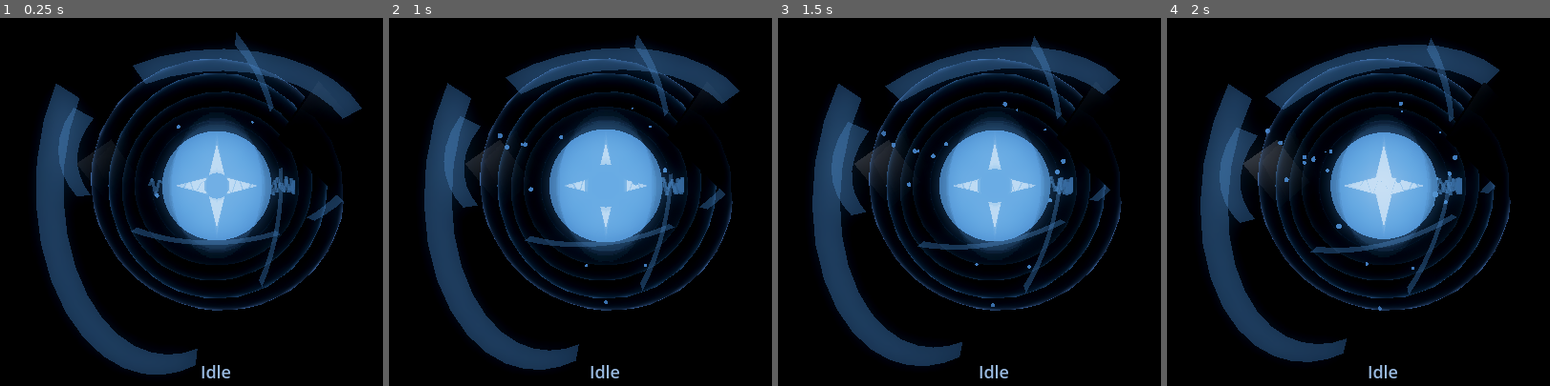
Above: before the commit, frames 1-4 (left to right).
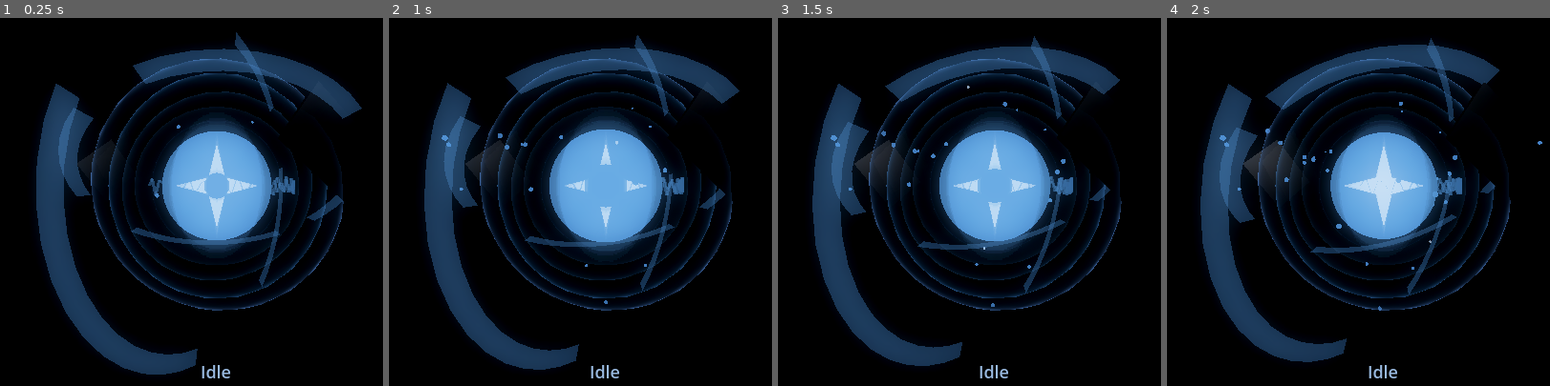
Above: after the commit, the same moments.

Repository: OppiRah/jairus-voice-assistant
Game: Godot game, scene res://orb_scene.tscn
Same seed, same stepped clock (60 frames per second), same inputs: the game is played once before the commit and once after it.
Inputs:
- Up to frame 1 (0.25 s): no input
- Up to frame 2 (1 s): no input
- Up to frame 3 (1.5 s): no input
- Up to frame 4 (2 s): no input

Frame 1 is identical in both runs. In frame 2, less than 0.1% of the frame differs, in the area x 13-60%, y 31-47%; in frame 3, less than 0.1%; in frame 4, less than 0.1%, in the area x 13-99%, y 31-62%.

Commit message:
Orb Pass E — core spark and orbital particle roles added, ribbon-particle decision carried forward from Pass B, other elements untouched.
Co-Authored-By: Claude Sonnet 5 <noreply@anthropic.com>
Claude-Session: https://claude.ai/code/session_01Tje27kfRYnFwvAgjFwMZNN

Diff:
--- a/src/jairus/interfaces/renderer/godot_project/orb_controller.gd
+++ b/src/jairus/interfaces/renderer/godot_project/orb_controller.gd
@@ -68,6 +68,14 @@
 ## trails (mentioned as optional in both the design doc and the gap
 ## analysis) were investigated and deliberately not built this pass --
 ## see this pass's own report for why.
+##
+## Pass E (particle roles) -- adds CoreSparks and OrbitalParticles, two new
+## GPUParticles3D nodes alongside the untouched AmbientParticles (which now
+## explicitly serves design-doc section 9's "ambient" role). See the
+## comment above EMBLEM_Z_OFFSET's constants block for the full reasoning,
+## including why "energy particles" riding the arcs are deliberately not a
+## third new role this pass (Pass B's own ribbon-particle decision, carried
+## forward unchanged).
 
 const WS_URL := "ws://localhost:8767"
 
@@ -332,9 +340,11 @@
 # enough) the same center -- exactly this scene's shape now that there are
 # 4 more concentric objects than before.
 const RENDER_PRIORITY_CORE_HOUSING := -8  # innermost transparent object in the scene (radius 0.64, smaller than the arcs' 0.75) -- drawn first, per the same "innermost first" convention as everything below
+const RENDER_PRIORITY_CORE_SPARKS := -7  # emitted right at CoreHousing's 0.64 boundary (0.68 emission radius) -- between the housing and the arcs (0.75), same "innermost first" ordering
 const RENDER_PRIORITY_ARCS := -6
 const RENDER_PRIORITY_PARTICLES := -2
 const RENDER_PRIORITY_RING_A := 0
+const RENDER_PRIORITY_ORBITAL := 0  # emission_ring_radius 1.5 sits between RingA's 1.3-1.45 band and RingB's 1.55-1.7 band -- same approximate-priority caveat as RENDER_PRIORITY_PARTICLES above, since orbiting particles don't hold a single exact radius either
 const RENDER_PRIORITY_RING_B := 1
 
 # CoreHousing reuses GLASS_SHELL_SHADER (same Fresnel technique as the 4
@@ -362,6 +372,49 @@
 const EMBLEM_INNER_RADIUS := 0.09
 const EMBLEM_POINTS := 4
 const EMBLEM_Z_OFFSET := 0.53
+
+# Pass E -- two new particle roles (design-doc section 9: "core sparks" and
+# "orbital particles" are distinct behavioral roles, not more ambient
+# density). AmbientParticles itself is untouched and now explicitly serves
+# section 9's "ambient" role. "Energy particles" (riding the arcs) are
+# deliberately NOT added this pass -- Pass B's own report investigated
+# ribbon-riding particles and concluded the arc shader's traveling-
+# brightness wave already covers that need, and the person has since
+# confirmed Pass B "feels as intended, no follow-up needed." That decision
+# is carried forward here, not re-litigated.
+#
+# CoreSparks: emitted from a small sphere shell just outside CoreHousing's
+# own 0.64 radius (see SphereMesh_core_housing in orb_scene.tscn), with
+# real velocity (0.9-1.6, vs. AmbientParticles' 0.05-0.2) and a short
+# lifetime (0.45s) so they read as "spitting off the energy source" and
+# fade before reaching the rings' 1.3+ band -- never floating debris.
+# Structural placement/velocity/lifetime live in orb_scene.tscn's
+# ParticleProcessMaterial_core_sparks (a one-time setup, same as
+# AmbientParticles' own process material); only rate/speed/size react to
+# state, via the per-state fields below and _core_spark_process_material's
+# scale_min/scale_max (mutated at runtime, same "structural constant +
+# per-state multiplier" split already used for the glass shells/plates).
+const CORE_SPARK_SCALE_MIN := 0.6  # matches ParticleProcessMaterial_core_sparks' own baseline -- kept here too since state's core_spark_size multiplies it at runtime
+const CORE_SPARK_SCALE_MAX := 1.3
+const CORE_SPARK_EMISSION_ENERGY := 5.0  # brighter than a single ambient mote (EMISSION_ENERGY=3.5) since sparks are meant to read as "energy," but well under the core's own CORE_GLOW_EMISSION_ENERGY=6.0 -- never competing with the actual core for the hierarchy's top spot
+const CORE_SPARK_BRIGHTEN := 0.6  # lerp weight toward Color.WHITE, same legibility technique as the emblem/activity label -- keeps sparks reading as sharp bright motes rather than same-hue-as-everything-else glow
+
+# OrbitalParticles: emission_ring_radius 1.5 (orb_scene.tscn's
+# ParticleProcessMaterial_orbital) sits between RingA's 1.3-1.45 band and
+# RingB's 1.55-1.7 band -- close enough to read as riding along with the
+# rings, not a separate unrelated layer. The node is tilted by the same
+# RING_TILT_DEG as RingA/RingB in _ready() (not hand-duplicated math) so
+# its ring-shaped emission plane matches the rings' own plane; Godot's
+# orbit_velocity rotates particles around the emitting node's own local Z
+# axis, and emission_ring_axis is already set to that same local Z in the
+# .tscn resource, so the tilt carries both into alignment together.
+# orbit_velocity_min/max (0.06-0.09 full rotations/sec structurally) is
+# deliberately slow at baseline -- orbital_speed below scales it per state,
+# same "structural baseline + per-state multiplier" split as everywhere
+# else in this file.
+const ORBITAL_SCALE_MIN := 0.7
+const ORBITAL_SCALE_MAX := 1.2
+const ORBITAL_EMISSION_ENERGY := 3.0  # dimmer than a core spark, closer to a ring's own emission (EMISSION_ENERGY*0.6=2.1) -- orbital particles are meant to read as riding along with the rings, not out-competing them
 
 # One row per real AssistantStatus value -- every value that makes a
 # state FEEL different, not just a different color, lives here as a
@@ -386,6 +439,14 @@
 # even across two independent rendering surfaces. waiting_confirmation
 # has no Python-side color to borrow (theme.py deliberately omits one,
 # since it never fires there either) so it gets a new, distinct amber.
+#
+# Pass E adds core_spark_rate/speed/size and orbital_rate/speed/size --
+# core sparks generally track plate_activity/arc_intensity's own per-state
+# shape (calm at idle/offline, peaking at error, since both are meant to
+# read as "the energy source getting more agitated"); orbital_speed
+# generally tracks ring_speed's own shape (the orbital particles are meant
+# to read as riding along with the rings, so their speed story should
+# match, not diverge from, the rings' own).
 const STATE_PROFILES := {
 	"idle": {
 		"color": Color(70.0 / 255.0, 130.0 / 255.0, 200.0 / 255.0),
@@ -399,6 +460,8 @@
 		"segment_spread": 0.35,
 		"plate_activity": 0.3,
 		"arc_turbulence": 0.25,
+		"core_spark_rate": 0.25, "core_spark_speed": 1.0, "core_spark_size": 1.0,
+		"orbital_rate": 0.3, "orbital_speed": 1.0, "orbital_size": 1.0,
 	},
 	"listening": {
 		"color": Color(60.0 / 255.0, 200.0 / 255.0, 140.0 / 255.0),
@@ -412,6 +475,8 @@
 		"segment_spread": 0.45,
 		"plate_activity": 0.4,
 		"arc_turbulence": 0.3,
+		"core_spark_rate": 0.3, "core_spark_speed": 1.05, "core_spark_size": 1.0,
+		"orbital_rate": 0.35, "orbital_speed": 1.15, "orbital_size": 1.0,
 	},
 	"thinking": {
 		"color": Color(170.0 / 255.0, 90.0 / 255.0, 220.0 / 255.0),
@@ -425,6 +490,8 @@
 		"segment_spread": 1.0,
 		"plate_activity": 0.8,
 		"arc_turbulence": 0.6,
+		"core_spark_rate": 0.5, "core_spark_speed": 1.4, "core_spark_size": 1.05,
+		"orbital_rate": 0.5, "orbital_speed": 1.8, "orbital_size": 1.05,
 	},
 	"speaking": {
 		"color": Color(250.0 / 255.0, 170.0 / 255.0, 60.0 / 255.0),
@@ -438,6 +505,8 @@
 		"segment_spread": 0.5,
 		"plate_activity": 0.4,
 		"arc_turbulence": 0.35,
+		"core_spark_rate": 0.35, "core_spark_speed": 1.15, "core_spark_size": 1.0,
+		"orbital_rate": 0.35, "orbital_speed": 1.2, "orbital_size": 1.0,
 	},
 	"executing": {
 		"color": Color(60.0 / 255.0, 190.0 / 255.0, 210.0 / 255.0),
@@ -451,6 +520,8 @@
 		"segment_spread": 0.7,
 		"plate_activity": 0.6,
 		"arc_turbulence": 0.45,
+		"core_spark_rate": 0.65, "core_spark_speed": 1.6, "core_spark_size": 1.1,
+		"orbital_rate": 0.55, "orbital_speed": 1.6, "orbital_size": 1.05,
 	},
 	"completed": {
 		"color": Color(210.0 / 255.0, 250.0 / 255.0, 225.0 / 255.0),
@@ -464,6 +535,8 @@
 		"segment_spread": 0.5,
 		"plate_activity": 0.35,
 		"arc_turbulence": 0.3,
+		"core_spark_rate": 0.5, "core_spark_speed": 1.0, "core_spark_size": 1.1,
+		"orbital_rate": 0.4, "orbital_speed": 1.1, "orbital_size": 1.0,
 	},
 	"error": {
 		"color": Color(224.0 / 255.0, 82.0 / 255.0, 79.0 / 255.0),
@@ -477,6 +550,8 @@
 		"segment_spread": 1.2,
 		"plate_activity": 1.0,
 		"arc_turbulence": 0.85,
+		"core_spark_rate": 0.85, "core_spark_speed": 2.0, "core_spark_size": 1.15,
+		"orbital_rate": 0.6, "orbital_speed": 2.2, "orbital_size": 1.1,
 	},
 	"offline": {
 		"color": Color(74.0 / 255.0, 77.0 / 255.0, 94.0 / 255.0),
@@ -490,6 +565,8 @@
 		"segment_spread": 0.05,
 		"plate_activity": 0.02,
 		"arc_turbulence": 0.1,
+		"core_spark_rate": 0.03, "core_spark_speed": 0.2, "core_spark_size": 0.8,
+		"orbital_rate": 0.05, "orbital_speed": 0.1, "orbital_size": 0.8,
 	},
 	"waiting_confirmation": {
 		"color": Color(235.0 / 255.0, 195.0 / 255.0, 80.0 / 255.0),
@@ -503,11 +580,15 @@
 		"segment_spread": 0.5,
 		"plate_activity": 0.35,
 		"arc_turbulence": 0.35,
+		"core_spark_rate": 0.35, "core_spark_speed": 1.0, "core_spark_size": 1.0,
+		"orbital_rate": 0.3, "orbital_speed": 0.9, "orbital_size": 1.0,
 	},
 }
 
 @onready var core: MeshInstance3D = $Core
 @onready var particles: GPUParticles3D = $AmbientParticles
+@onready var core_sparks: GPUParticles3D = $CoreSparks
+@onready var orbital_particles: GPUParticles3D = $OrbitalParticles
 @onready var world_environment: WorldEnvironment = $WorldEnvironment
 @onready var ring_a: Node3D = $RingA  # Pass B: container for segments, not a single mesh anymore -- see RING_A_SEGMENTS
 @onready var ring_b: Node3D = $RingB
@@ -541,6 +622,10 @@
 var _emblem_material: StandardMaterial3D
 var _ring_segments_a: Array[MeshInstance3D] = []
 var _ring_segments_b: Array[MeshInstance3D] = []
+var _core_spark_material: StandardMaterial3D
+var _core_spark_process_material: ParticleProcessMaterial
+var _orbital_material: StandardMaterial3D
+var _orbital_process_material: ParticleProcessMaterial
 
 
 func _ready() -> void:
@@ -585,6 +670,31 @@
 	_particle_material.render_priority = RENDER_PRIORITY_PARTICLES
 	particles.material_override = _particle_material
 
+	# Pass E -- CoreSparks and OrbitalParticles, section 9's two most
+	# concrete particle roles (see this pass's own comment above
+	# EMBLEM_Z_OFFSET for why "energy particles" riding the arcs are
+	# deliberately not a third new role here). Both reuse the exact
+	# material_override pattern AmbientParticles already established above
+	# -- same emissive/unshaded material family, just two more instances --
+	# and each keeps its own ParticleProcessMaterial reference so state can
+	# mutate scale_min/scale_max at runtime (orb_scene.tscn only sets their
+	# structural baseline once).
+	_core_spark_material = _make_translucent_material()
+	_core_spark_material.render_priority = RENDER_PRIORITY_CORE_SPARKS
+	core_sparks.material_override = _core_spark_material
+	_core_spark_process_material = core_sparks.process_material as ParticleProcessMaterial
+
+	_orbital_material = _make_translucent_material()
+	_orbital_material.render_priority = RENDER_PRIORITY_ORBITAL
+	orbital_particles.material_override = _orbital_material
+	_orbital_process_material = orbital_particles.process_material as ParticleProcessMaterial
+	# Tilts the orbital ring-emission plane (local XY, per
+	# ParticleProcessMaterial_orbital's emission_ring_axis) to match
+	# RingA/RingB's own plane -- same RING_TILT_DEG reused, not a new
+	# hand-picked angle. orbit_velocity rotates around the node's own local
+	# Z axis, which this tilt carries along with the emission plane.
+	orbital_particles.rotate_x(deg_to_rad(RING_TILT_DEG))
+
 	_ring_material_a = _make_translucent_material()
 	_ring_material_a.render_priority = RENDER_PRIORITY_RING_A
 	_build_ring_segments(ring_a, RING_A_SEGMENTS, RING_A_INNER_RADIUS, RING_A_OUTER_RADIUS, _ring_material_a, _ring_segments_a)
@@ -648,10 +758,11 @@
 		shell.set_surface_override_material(0, mat)
 		_glass_materials.append(mat)
 
-	print("[orb_controller] geometry ready: RingA segments=%d, RingB segments=%d, plates=%d, ArcA vertices=%d, ArcB vertices=%d, glass shells=%d, core housing + %d-point emblem vertices=%d" % [
+	print("[orb_controller] geometry ready: RingA segments=%d, RingB segments=%d, plates=%d, ArcA vertices=%d, ArcB vertices=%d, glass shells=%d, core housing + %d-point emblem vertices=%d, core sparks=%d, orbital particles=%d" % [
 		_ring_segments_a.size(), _ring_segments_b.size(), plates.size(),
 		arc_a.mesh.surface_get_array_len(0), arc_b.mesh.surface_get_array_len(0), _glass_materials.size(),
 		EMBLEM_POINTS, core_emblem.mesh.surface_get_array_len(0),
+		core_sparks.amount, orbital_particles.amount,
 	])
 
 	var err := _socket.connect_to_url(WS_URL)
@@ -867,6 +978,8 @@
 	_update_glass_shells(profile)
 	_update_core_housing()
 	_update_plates(delta, profile)
+	_update_core_sparks(profile)
+	_update_orbital_particles(profile)
 
 	activity_label.add_theme_color_override("font_color", _current_color.lerp(Color.WHITE, ACTIVITY_TEXT_BRIGHTEN))
 
@@ -980,6 +1093,46 @@
 	for i in range(plates.size()):
 		var per_plate_rate := PLATE_SPIN_SPEED * (0.7 + 0.3 * float(i))  # mild per-plate variety, deterministic, same spirit as the arcs' seed_offset
 		plates[i].rotate_object_local(Vector3.UP, per_plate_rate * activity * delta)
+
+
+## Pass E: CoreSparks read as "energy spitting off the source" -- rate
+## (amount_ratio) and speed (speed_scale) follow the exact same knobs
+## AmbientParticles already uses, just on a second, independently-tuned
+## particle system; size additionally scales _core_spark_process_material's
+## scale_min/scale_max at runtime (CORE_SPARK_SCALE_MIN/MAX are the
+## structural baseline, core_spark_size is the per-state multiplier -- same
+## split as the glass shells' power_offset+rim_intensity).
+func _update_core_sparks(profile: Dictionary) -> void:
+	var rate: float = profile.get("core_spark_rate", 0.3)
+	var speed: float = profile.get("core_spark_speed", 1.0)
+	var size: float = profile.get("core_spark_size", 1.0)
+	core_sparks.amount_ratio = rate
+	core_sparks.speed_scale = speed
+	_core_spark_process_material.scale_min = CORE_SPARK_SCALE_MIN * size
+	_core_spark_process_material.scale_max = CORE_SPARK_SCALE_MAX * size
+	var spark_color := _current_color.lerp(Color.WHITE, CORE_SPARK_BRIGHTEN)
+	_core_spark_material.albedo_color = spark_color
+	_core_spark_material.emission = spark_color
+	_core_spark_material.emission_energy_multiplier = CORE_SPARK_EMISSION_ENERGY
+
+
+## Pass E: OrbitalParticles read as "riding along with the rings" -- rate/
+## speed/size follow the same pattern as _update_core_sparks() above.
+## speed_scale here also scales orbit_velocity_min/max (Godot applies
+## speed_scale to the whole particle simulation, orbit included), so
+## orbital_speed genuinely changes how fast particles circle the orb, not
+## just how fast they're emitted.
+func _update_orbital_particles(profile: Dictionary) -> void:
+	var rate: float = profile.get("orbital_rate", 0.3)
+	var speed: float = profile.get("orbital_speed", 1.0)
+	var size: float = profile.get("orbital_size", 1.0)
+	orbital_particles.amount_ratio = rate
+	orbital_particles.speed_scale = speed
+	_orbital_process_material.scale_min = ORBITAL_SCALE_MIN * size
+	_orbital_process_material.scale_max = ORBITAL_SCALE_MAX * size
+	_orbital_material.albedo_color = _current_color
+	_orbital_material.emission = _current_color
+	_orbital_material.emission_energy_multiplier = ORBITAL_EMISSION_ENERGY
 
 
 func _compute_breathe(pulse_speed: float, irregular: bool) -> float:
--- a/src/jairus/interfaces/renderer/godot_project/orb_scene.tscn
+++ b/src/jairus/interfaces/renderer/godot_project/orb_scene.tscn
@@ -49,6 +49,49 @@
 radial_segments = 32
 rings = 16
 
+[sub_resource type="SphereMesh" id="SphereMesh_core_spark"]
+radius = 0.012
+height = 0.024
+radial_segments = 6
+rings = 3
+
+[sub_resource type="ParticleProcessMaterial" id="ParticleProcessMaterial_core_sparks"]
+emission_shape = 1
+emission_sphere_radius = 0.68
+direction = Vector3(0, 1, 0)
+spread = 180.0
+gravity = Vector3(0, 0, 0)
+initial_velocity_min = 0.9
+initial_velocity_max = 1.6
+angular_velocity_min = 0.0
+angular_velocity_max = 90.0
+scale_min = 0.6
+scale_max = 1.3
+color = Color(1, 1, 1, 0.9)
+
+[sub_resource type="SphereMesh" id="SphereMesh_orbital"]
+radius = 0.02
+height = 0.04
+radial_segments = 6
+rings = 3
+
+[sub_resource type="ParticleProcessMaterial" id="ParticleProcessMaterial_orbital"]
+emission_shape = 6
+emission_ring_axis = Vector3(0, 0, 1)
+emission_ring_height = 0.03
+emission_ring_radius = 1.5
+emission_ring_inner_radius = 1.44
+direction = Vector3(0, 0, 0)
+spread = 0.0
+gravity = Vector3(0, 0, 0)
+initial_velocity_min = 0.0
+initial_velocity_max = 0.0
+orbit_velocity_min = 0.06
+orbit_velocity_max = 0.09
+scale_min = 0.7
+scale_max = 1.2
+color = Color(0.85, 0.9, 1, 0.55)
+
 [node name="OrbScene" type="Node3D"]
 script = ExtResource("1_script")
 
@@ -77,6 +120,18 @@
 lifetime = 2.5
 process_material = SubResource("ParticleProcessMaterial_1")
 draw_pass_1 = SubResource("SphereMesh_particle")
+
+[node name="CoreSparks" type="GPUParticles3D" parent="."]
+amount = 40
+lifetime = 0.45
+process_material = SubResource("ParticleProcessMaterial_core_sparks")
+draw_pass_1 = SubResource("SphereMesh_core_spark")
+
+[node name="OrbitalParticles" type="GPUParticles3D" parent="."]
+amount = 60
+lifetime = 8.0
+process_material = SubResource("ParticleProcessMaterial_orbital")
+draw_pass_1 = SubResource("SphereMesh_orbital")
 
 [node name="RingA" type="Node3D" parent="."]
 
Not shown: 1 places in src/jairus/interfaces/renderer/godot_project/orb_scene.tscn that only renumber resources
